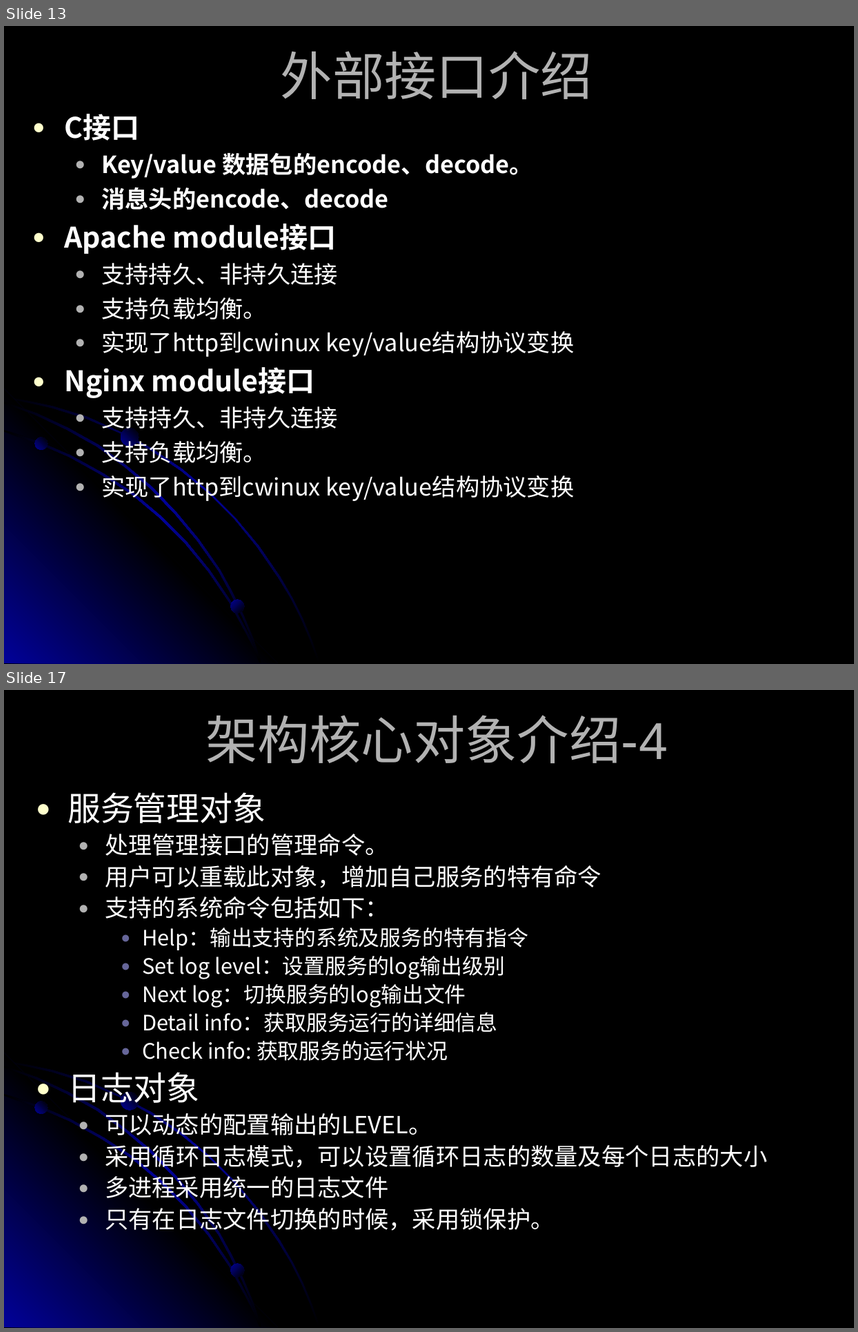
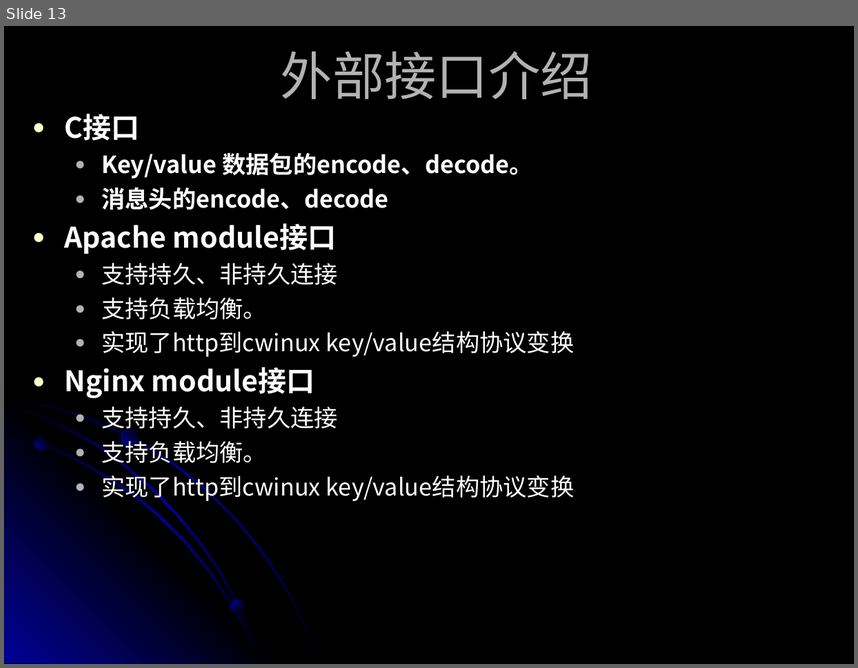
Before and after one commit to suchasplus/cwinux, a slide deck: trunk/cwinux/cwinux/doc/CWINUX introduce.ppt. Shown one above the other, each under a label of ours: slides 13 and 17 before the commit, slide 13 after it; the slides between them are not shown. The pictures are 858x1332 and 858x668 pixels, drawn with LibreOffice and Linux fonts; fonts in the diff are those of the drawing. Boxes give left, top, right and bottom in pixels: in the first picture for what was removed or moved away, otherwise in the second. Text is boxed around its words. In the diff, an @@ line names an element or a change of style, - is before the commit and + after.

```diff
--- a/trunk/cwinux/cwinux/doc/CWINUX introduce.ppt
+++ b/trunk/cwinux/cwinux/doc/CWINUX introduce.ppt
@@ slide 17 removed at [4,690,854,1328], background #000000; not listed: 7 template elements that a slide beside it also shows @@
@@ title removed at [205,715,668,763] @@
-架构核心对象介绍-4
@@ text removed at [67,792,767,1234] @@
-● 服务管理对象
-  ● 处理管理接口的管理命令。
-  ● 用户可以重载此对象，增加自己服务的特有命令
-  ● 支持的系统命令包括如下：
-    ● Help：输出支持的系统及服务的特有指令
-    ● Set log level：设置服务的log输出级别
-    ● Next log：切换服务的log输出文件
-    ● Detail info：获取服务运行的详细信息
-    ● Check info: 获取服务的运行状况
-● 日志对象
-  ● 可以动态的配置输出的LEVEL。
-  ● 采用循环日志模式，可以设置循环日志的数量及每个日志的大小
-  ● 多进程采用统一的日志文件
-  ● 只有在日志文件切换的时候，采用锁保护。
```
Also in this commit, not shown: 14 slides changed, 1 slide added, 7 other slides removed, 1 other file.
